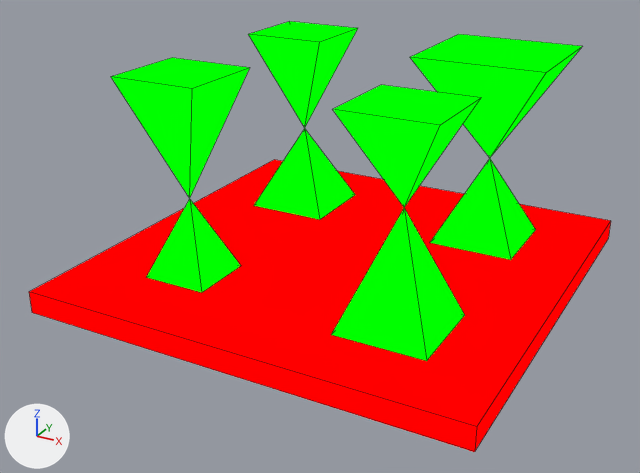
The Blender file source/dream_gen/tiles/floors/floor_pyramids.blend as it was, and as the next commit left it.
Camera for both pictures: a 50 mm lens placed at (34.3, -67.2, 36.7), pointed at (-1.0, -3.2, 4.7). Arrows for +X, +Y and +Z are at lower left; the lights stay in place. Mesh edges are drawn as thin lines.

Names of what the first picture shows: 'floor_pyramids'.
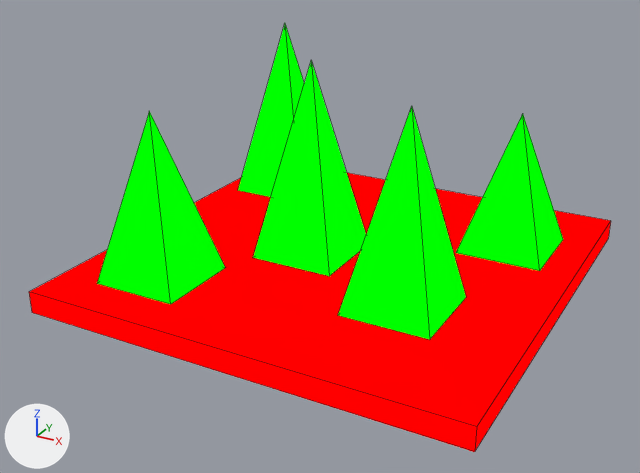
Commit message: more floors

Boxes [x1, y1, x2, y2] around the edits, measured in the pictures (640 x 473 px):
'floor_pyramids', reshaped
    before: [29, 21, 611, 452]
    after: [29, 24, 611, 452]
part 1 of me_floor_pyramids, rebuilt (38% narrower, 30% shorter)
    before: [410, 34, 582, 260]
    after: [456, 114, 563, 271]
part 2 of me_floor_pyramids, rebuilt (14% narrower, 15% shorter)
    before: [331, 85, 480, 361]
    after: [338, 106, 466, 340]
part 3 of me_floor_pyramids, rebuilt (8% narrower, 18% shorter)
    before: [111, 57, 250, 292]
    after: [97, 111, 225, 304]
part 4 of me_floor_pyramids, deleted (green)
    before: [248, 21, 358, 220]
part 5 of me_floor_pyramids, added (green)
    after: [238, 24, 366, 276]

Diff of the bpy script that builds the scene:
```diff
--- a/source/dream_gen/tiles/floors/floor_pyramids.blend.py
+++ b/source/dream_gen/tiles/floors/floor_pyramids.blend.py
@@ me_floor_pyramids @@
 # used by ob_floor_pyramids; location = (0.0, 0.0, 0.0)
 # verts and faces of me_floor_pyramids; kept vertices keep their numbers, new ones are numbered from 44
-me_floor_pyramids.from_pydata(...)  # 44 vertices, 42 faces; spans x -20.0..20.0, y -20.0..20.0, z 0.0..20.0
+me_floor_pyramids.from_pydata(...)  # 33 vertices, 26 faces; spans x -20.0..20.0, y -20.0..20.0, z 0.0..20.0
+# me_floor_pyramids part 1: the loose piece of 9 vertices spanning x 4.0..16.0, y 4.0..16.0, z 2.0..20.0 is rebuilt with 5 vertices and now spans x 9.0..17.0, y 5.0..13.0, z 2.0..15.0
+# me_floor_pyramids part 2: the loose piece of 9 vertices spanning x 6.0..14.0, y -14.0..-6.0, z 2.0..20.0 is rebuilt with 5 vertices and now spans x 5.0..13.0, y -11.0..-3.0, z 2.0..19.0
+# me_floor_pyramids part 3: the loose piece of 9 vertices spanning x -14.0..-6.0, y -14.0..-6.0, z 2.0..20.0 is rebuilt with 5 vertices and now spans x -16.0..-8.0, y -16.0..-8.0, z 2.0..17.0
+# me_floor_pyramids part 4: the loose piece of 9 vertices spanning x -14.0..-6.0, y 6.0..14.0, z 2.0..20.0 is deleted
+# me_floor_pyramids part 5
+verts[44] = (-18.0, 9.0, 2.0)  # pixel (237, 190)
+verts[45] = (-18.0, 17.0, 2.0)
+verts[46] = (-7.0, -5.0, 2.0)  # pixel (252, 257)
+verts[47] = (-7.0, 3.0, 2.0)
+for new, old in zip([*range(48, 52)], [*range(44, 48)]): verts[new] = verts[old] + (8.0, 0.0, 0.0)
+verts[52] = (-14.0, 13.0, 20.0)  # pixel (284, 22)
+verts[53] = (-3.0, -1.0, 20.0)  # pixel (311, 59)
+faces += [(44, 52, 45), (45, 52, 49), (48, 49, 52), (44, 48, 52), (46, 50, 53), (50, 51, 53)]  # mat_mat2
+faces += [(46, 53, 47), (47, 53, 51)]  # mat_mat2
 me_floor_pyramids.materials.append(mat_mat1)
```
